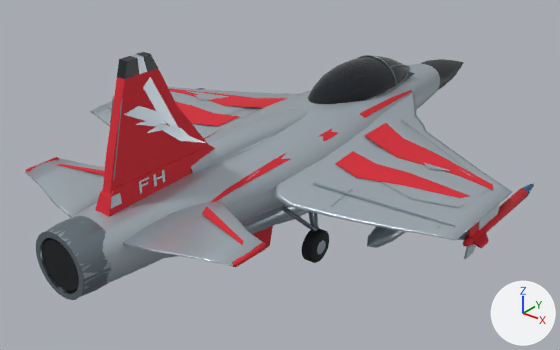
The glTF model client/public/assets/models/aircraft/fighter.glb, before and after one commit.
Camera for both pictures: a 50 mm camera at (6.07, -8.09, 4.35) aimed at (-0.19, -0.26, -0.51). Lighting does not change. The marker at lower right points along +X, +Y and +Z. The first picture is the older version. Where no turn or scale is listed for an object, it has been applied to the vertices. Vertices at exactly the same position are counted once.

Names of what the first picture shows: 'AC_DARK', 'AC_FIREHAWK_FIN', 'AC_FIREHAWK_MARK', 'AC_GLASS', 'AC_LIVERY_ACCENT', 'AC_LIVERY_BASE', 'AC_LIVERY_PRIMARY', 'AC_METAL', 'AC_PANEL_LINES', 'AC_TIRE', 'Gear_AC_METAL', 'Gear_AC_TIRE' and 1 more.
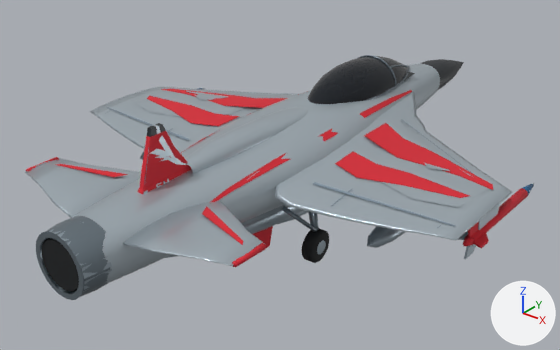
Patch to the scene script:
```diff
--- a/client/public/assets/models/aircraft/fighter.glb.py
+++ b/client/public/assets/models/aircraft/fighter.glb.py
@@ me_cockpit_opening @@
 # used by ob_ac_dark; location = (0.0, 0.0, 0.0)
-me_cockpit_opening.from_pydata(...)  # 585 vertices, 864 faces; spans x -0.44..0.44, y -4.15..5.02, z -0.91..1.93
+me_cockpit_opening.from_pydata(...)  # 585 vertices, 864 faces; spans x -0.44..0.44, y -4.15..5.02, z -0.91..1.08
+# me_cockpit_opening part 1: the loose piece of 8 vertices spanning x -0.06..0.06, y -2.86..-2.66, z 1.75..1.93 is scaled about its middle by 0.5, then moved by (0.0, 0.12, -0.8)
+# me_cockpit_opening part 2: the loose piece of 8 vertices spanning x -0.06..0.06, y -3.13..-2.93, z 1.75..1.93 is scaled about its middle by 0.5, then moved by (0.0, 0.26, -0.8)
 me_cockpit_opening.materials.append(mat_ac_dark)
@@ me_swept_upper_vertical_stabilizer @@
 # used by ob_ac_firehawk_fin; location = (0.0, 0.0, 0.0)
-me_swept_upper_vertical_stabilizer.from_pydata(...)  # 26 vertices, 44 faces; spans x -0.13..0.13, y -3.59..-1.43, z 0.24..1.75
+me_swept_upper_vertical_stabilizer.from_pydata(...)  # 26 vertices, 44 faces; spans x -0.06..0.06, y -3.05..-1.97, z 0.24..1.0
+# me_swept_upper_vertical_stabilizer part 3: the whole mesh is scaled about its middle by 0.5, then moved by (0.0, 0.0, -0.38)
 me_swept_upper_vertical_stabilizer.materials.append(mat_ac_firehawk_fin)
@@ me_firehawk_wing_color_field @@
 # used by ob_ac_firehawk_mark; location = (0.0, 0.0, 0.0)
-me_firehawk_wing_color_field.from_pydata(...)  # 212 vertices, 210 faces; spans x -2.82..2.82, y -3.52..0.49, z 0.11..1.93
+me_firehawk_wing_color_field.from_pydata(...)  # 212 vertices, 210 faces; spans x -2.82..2.82, y -3.01..0.49, z 0.11..1.08
+# me_firehawk_wing_color_field part 4: the loose piece of 8 vertices spanning x -0.06..0.06, y -2.94..-2.82, z 1.75..1.93 is scaled about its middle by 0.5, then moved by (0.0, 0.18, -0.8)
+# me_firehawk_wing_color_field part 5: the loose piece of 11 vertices spanning x 0.07, y -3.06..-1.98, z 0.65..1.23 is scaled about its middle by (1, 0.5, 0.5), then moved by (-0.03, 0.01, -0.35)
+# me_firehawk_wing_color_field part 6: the loose piece of 5 vertices spanning x 0.07, y -2.9..-2.36, z 0.86..1.69 is scaled about its middle by (1, 0.5, 0.5), then moved by (-0.03, 0.06, -0.52)
+# me_firehawk_wing_color_field part 7: the loose piece of 5 vertices spanning x 0.07, y -3.19..-2.6, z 1.08..1.42 is scaled about its middle by (1, 0.5, 0.5), then moved by (-0.03, 0.19, -0.5)
+# me_firehawk_wing_color_field part 8: the loose piece of 7 vertices spanning x 0.09..0.11, y -3.1..-2.93, z 0.43..0.57 is scaled about its middle by 0.5, then moved by (-0.05, 0.25, -0.13)
+# me_firehawk_wing_color_field part 9: 40 of the vertices in x -0.11..0.11, y -3.52..-2.7, z 0.42..0.57 are scaled about their middle by 0.5, then moved by (0.0, 0.3, -0.13)
+# other edits to the shape of me_firehawk_wing_color_field do not show in these pictures
 me_firehawk_wing_color_field.materials.append(mat_ac_firehawk_mark)
```

Changed parts and their boxes (x1, y1, x2, y2) in the pictures (560 x 350 px; the box of a moved part takes in the faces that stretch with it):
'AC_FIREHAWK_FIN', moved, rescaled: before (95, 68, 215, 217); after (138, 131, 191, 194)
'AC_FIREHAWK_MARK', reshaped (9% narrower, 23% shorter): before (98, 54, 488, 208); after (132, 90, 488, 208)
'AC_DARK', reshaped: before (41, 52, 464, 292); after (41, 59, 464, 292)
part 1 of me_cockpit_opening, moved or reshaped: before (137, 52, 158, 72); after (155, 123, 166, 132)
part 2 of me_cockpit_opening, moved or reshaped: before (117, 56, 139, 79); after (147, 126, 157, 137)
part 4 of me_firehawk_wing_color_field, moved or reshaped: before (131, 54, 147, 74); after (153, 125, 161, 134)
part 5 of me_firehawk_wing_color_field, moved or reshaped: before (136, 120, 206, 143); after (155, 155, 188, 165)
part 6 of me_firehawk_wing_color_field, moved or reshaped: before (143, 77, 182, 135); after (159, 136, 177, 161)
part 7 of me_firehawk_wing_color_field, moved or reshaped: before (124, 106, 167, 125); after (151, 149, 170, 157)
part 8 of me_firehawk_wing_color_field, moved or reshaped (not visible afterwards): before (139, 177, 149, 194)
part 9 of me_firehawk_wing_color_field, moved or reshaped: before (98, 170, 165, 208); after (143, 179, 169, 195)
